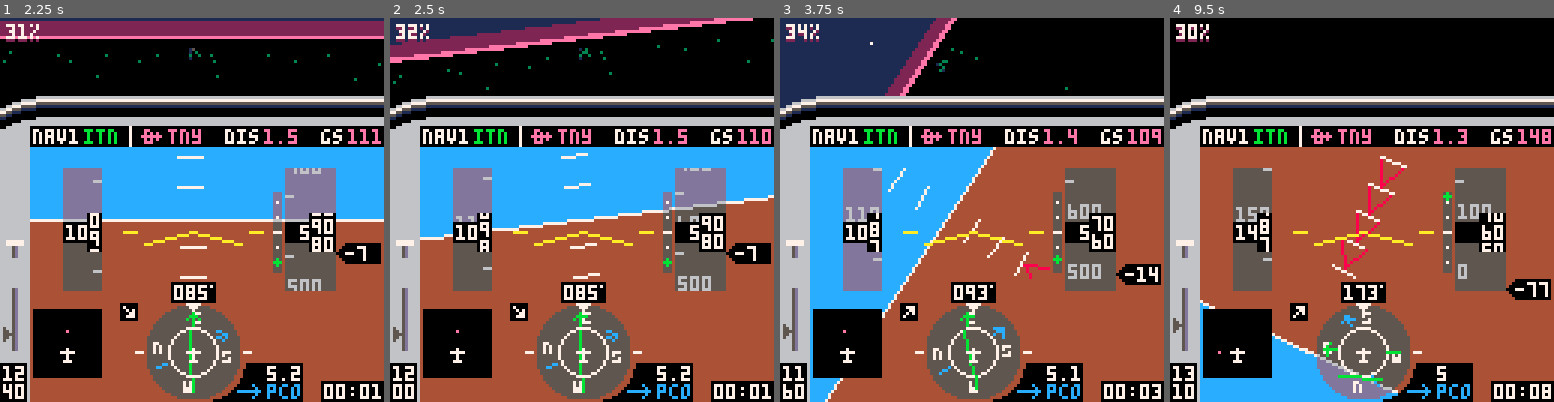
Above: before the commit, frames 1-4 (left to right).
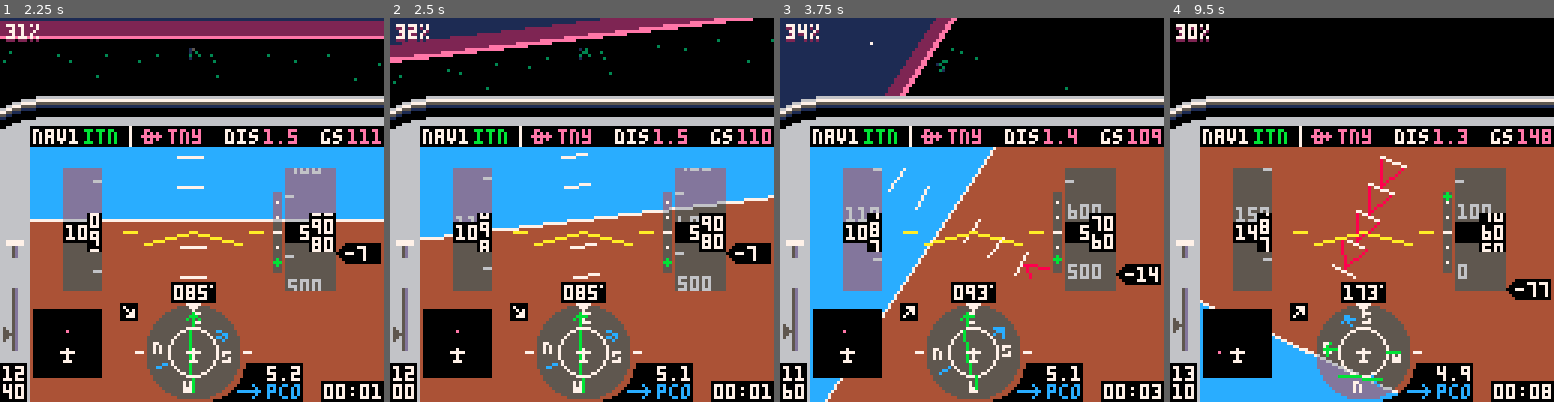
Above: after the commit, the same moments.

Repository: freds72/tiny_sim
Game: PICO-8 cartridge carts/tinysim.p8
Two runs of this game, one before a commit and one after it. Both use one fixed random seed, a clock stepped at 60 frames per second and the inputs below.
Inputs:
- Up to frame 1 (2.25 s): tap X (X key) at 0.33, 0.7, 1.43 s; tap O (Z key) at 1.07, 1.8 s
- Up to frame 2 (2.5 s): hold Right from 2.33 s (still down); hold P2 Left from 2.33 s (still down); tap O (Z key) at 2.43 s
- Up to frame 3 (3.75 s): tap X (X key) at 2.58, 3.1, 3.62 s; tap O (Z key) at 3.07, 3.7 s; release Right at 3.33 s; release P2 Left at 3.33 s; hold Right from 3.38 s (still down); hold P2 Left from 3.38 s (still down)
- Up to frame 4 (9.5 s): tap X (X key) every 0.52 s from 4.13 to 9.3 s; release Right at 4.22 s; release P2 Left at 4.22 s; hold Up 4.27-4.67 s; hold P2 Down 4.27-4.67 s; tap O (Z key) every 0.63 s from 4.33 to 9.4 s; hold Right 4.72-5.72 s; hold P2 Left 4.72-5.72 s; hold Down 5.77-6.1 s; hold P2 Up 5.77-6.1 s; hold Left 6.15-6.98 s; hold P2 Right 6.15-6.98 s; hold Right 7.03-8.03 s; hold P2 Left 7.03-8.03 s; hold Right 8.08-8.92 s; hold P2 Left 8.08-8.92 s; hold Up 8.97-9.37 s; hold P2 Down 8.97-9.37 s; hold Right from 9.42 s (still down); hold P2 Left from 9.42 s (still down)

Frame 1 is identical in both runs. In frame 2, less than 0.1% of the frame differs, in the area x 75-79%, y 90-94%; in frame 3, less than 0.1%; in frame 4, less than 0.1%, in the area x 69-79%, y 90-95%.

Commit message:
- fixed distance bug (in calcdistbrg) - large map now centered on airplane - large map now zoomable

Diff:
--- a/carts/tinysim.p8
+++ b/carts/tinysim.p8
@@ -11,7 +11,7 @@
  {"full approach",-222.22,461.54,313,3000,0,0,91,112,3,2,1},
 	{"engine failure!",-422.2,408,85,500,10,0,0,65,4,2,5},
  {"unusual attitude",-222.22,461.54,330,450,99,99,100,112,3,2,1},
-	{"free flight",-421,370,85,0,0,0,0,0,3,2,1}}
+	{"free flight",-422.2,384.6,85,0,0,0,0,0,3,2,1}}
 
 --weather (name,wind,ceiling)
 local wx={
@@ -98,6 +98,7 @@
 	onground=false
 	hardlanding=0 --0: soft, 1: hard, 2:crash
  flight={}
+	zoom=1
 
  --3d
  cam=make_cam(64,12,64)
@@ -422,10 +423,10 @@
 function calcdistbrg()
   local j=1
   for l in all(db) do
-    local dy,dx=-(l[1]-lat)*16/600,(l[2]-lon)*16/600
-    brg[j]=90+(atan2(dx,dy)*360)-heading
+    local dy,dx=-(l[1]-lat)*0.01,(l[2]-lon)*0.01 --/100: avoid overflow issue
+				brg[j]=90+(atan2(dx,dy)*360)-heading
     brg[j]-=flr(brg[j]/360)*360
-    dist[j]=sqrt(dx*dx+dy*dy)
+    dist[j]=max(sqrt(dx*dx+dy*dy))*2.6667 --*100*16/600
     j+=1
   end
 end
@@ -669,14 +670,14 @@
 			 rectfill(0,9,127,15,5)
 				print("pause",10,10,c)
 		end
-  print("1 nm",112,110,7)
-  line(112,108,120,108,7)
-  print("tab: cockpit, z: exit to menu",0,123,6)
+  print(zoom.." nm",112,110,7)
+  spr(21,112,107)
+		print("tab: cockpit, z: menu, \131\148: zoom",0,123,6)
 end
 
 function scalemap(_x,_y)
-  --based on 16nm per 128px
-  return (_x/600)*128,128+(_y/600)*128
+  --based on 16nm*zoom per 128px
+  return ((_x-lon)/600)*128/zoom+64,128+((_y-lat)/600)*128/zoom-64
 end
 
 function drawbriefing()
@@ -828,7 +829,13 @@
   elseif menu==2 then --pause/map screen
     if btnp(4) then --z
       _init()
-    elseif btnp(4,1) then --tab
+    elseif btnp(2) then --up
+					 zoom*=2
+						zoom=mid(0.5,zoom,4)
+				elseif btnp(3) then --down
+					 zoom/=2
+						zoom=mid(0.5,zoom,4)
+				elseif btnp(4,1) then --tab
 						menu=0
     end
   elseif menu==3 then --briefing
@@ -1656,14 +1663,14 @@
 00000000ffffffffffffffffffffffffffffffffffffffffffffffffffffffff0000000055600000000000000000000000000000000000000000000000000000
 00000000ffffffffffffffffffffffffffffffffffffffffffffffffffffffff1556000056700000000000000000000000000000000000000000000000000000
 00000000ffffffffffffffffffffffffffffffffffffffffffffffffffffffff5677000057700000000000000000000000000000000000000000000000000000
-0000000000000000ffffffff77777fffffbfffff00000000ff222fffffffffff1288000028700000000000000000000000000000000000000000000000000000
-1d00000000000000fffffffff777fffffbffffff00000000f2e7e2ffff0fffff0000000029a00000000000000000000000000000000000000000000000000000
-2e00000000000000ffffffffff7fffffbbbbbbbb000000002ee7ee2ff00fffff29aa00004a700000000000000000000000000000000000000000000000000000
-3b000000000000000ffffffffffffffffbffffff000000002ee7ee2f000fffff33bb00003b700000000000000000000000000000000000000000000000000000
-450000000000000000ffffffffffffffffbfffff000000002ee7ee2ff00fffff011c00001c700000000000000000000000000000000000000000000000000000
-5600000000000000000fffffffffffffffffffff00000000f2e7e2ffff0fffff000000005d600000000000000000000000000000000000000000000000000000
-6d0000000000000000000fffffffffffffffffff00000000ff222fffffffffff000000002e800000000000000000000000000000000000000000000000000000
-760000000000000000000000ffffffffffffffff00000000ffffffffffffffff000000005f700000000000000000000000000000000000000000000000000000
+0000000000000000ffffffff77777fffffbfffff7ffffff7ff222fffffffffff1288000028700000000000000000000000000000000000000000000000000000
+1d00000000000000fffffffff777fffffbffffff77777777f2e7e2ffff0fffff0000000029a00000000000000000000000000000000000000000000000000000
+2e00000000000000ffffffffff7fffffbbbbbbbbffffffff2ee7ee2ff00fffff29aa00004a700000000000000000000000000000000000000000000000000000
+3b000000000000000ffffffffffffffffbffffffffffffff2ee7ee2f000fffff33bb00003b700000000000000000000000000000000000000000000000000000
+450000000000000000ffffffffffffffffbfffffffffffff2ee7ee2ff00fffff011c00001c700000000000000000000000000000000000000000000000000000
+5600000000000000000ffffffffffffffffffffffffffffff2e7e2ffff0fffff000000005d600000000000000000000000000000000000000000000000000000
+6d0000000000000000000fffffffffffffffffffffffffffff222fffffffffff000000002e800000000000000000000000000000000000000000000000000000
+760000000000000000000000ffffffffffffffffffffffffffffffffffffffff000000005f700000000000000000000000000000000000000000000000000000
 8e000000ff7fffff00000fffffcfffff777fffff777ffffffbffffffffffffff0000000000000000000000000000000000000000000000000000000000000000
 9a00000077777fff00000ffffcffffff7fffffff77ffffffbbbfffffffcccfff0000000000000000000000000000000000000000000000000000000000000000
 a7000000ff7fffff000000ffccccccccff7fffff7ffffffffbfffffffcfffcff0000000000000000000000000000000000000000000000000000000000000000
